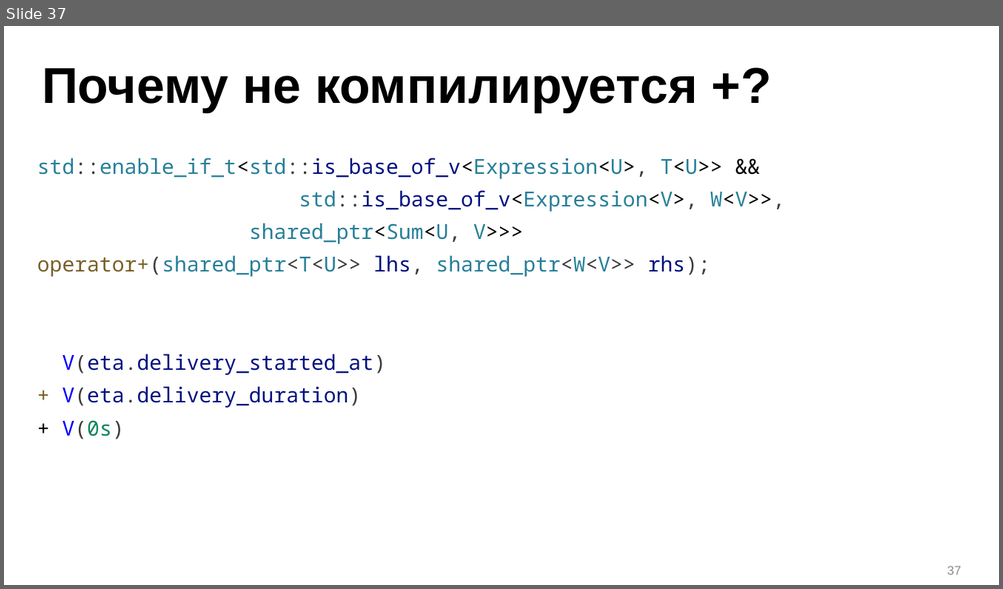
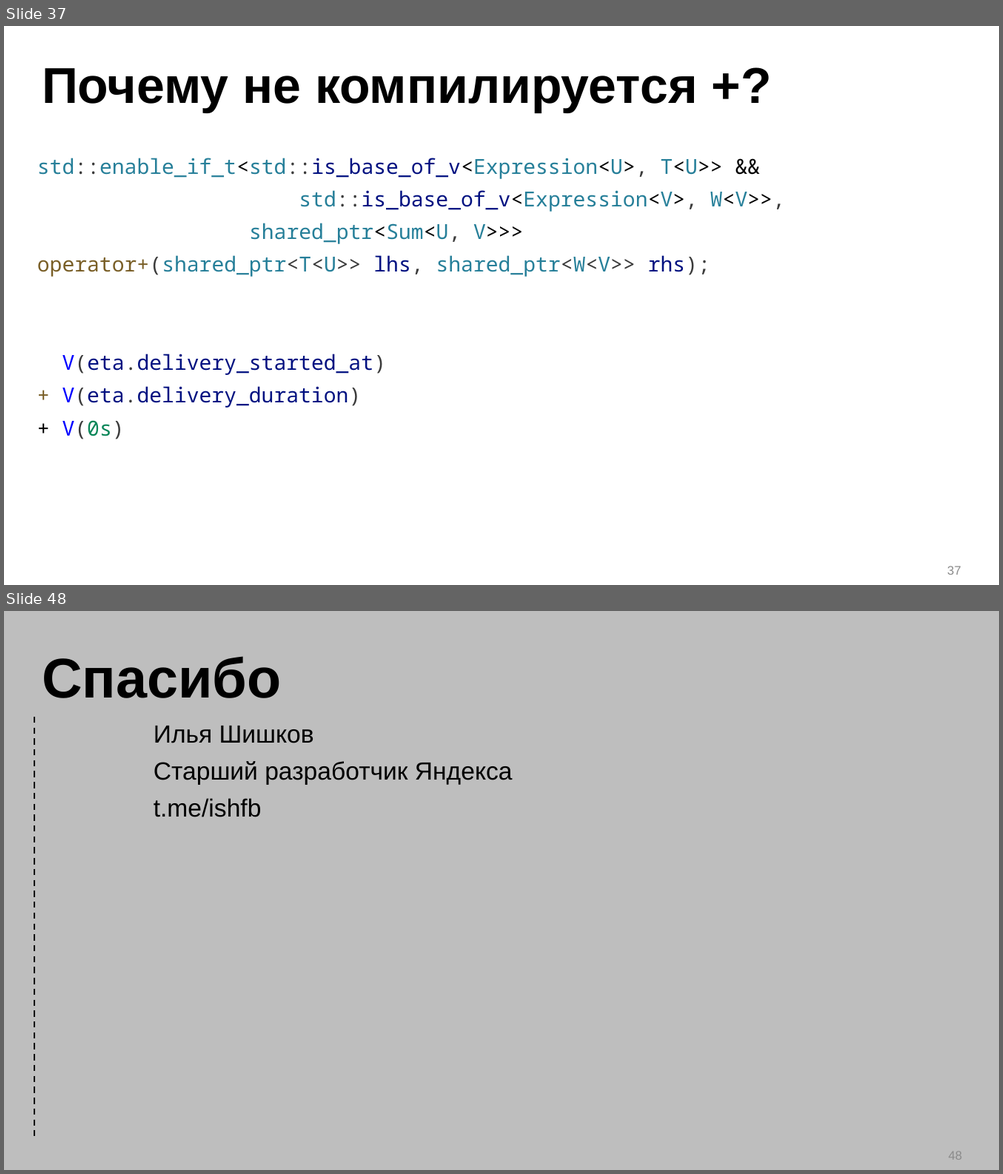
Before and after one commit to ishfb/zcc23, a slide deck: slides_new.pptx. Shown one above the other, each under a label of ours: slide 37 before the commit, slides 37 and 48 after it; the slides between them are not shown. The pictures are 1003x589 and 1003x1174 pixels, drawn with LibreOffice and Linux fonts; fonts in the diff are those of the drawing; background and template pictures are left out. Boxes give left, top, right and bottom in pixels: in the first picture for what was removed or moved away, otherwise in the second. Text is boxed around its words. In the diff, an @@ line names an element or a change of style, - is before the commit and + after.

```diff
--- a/slides_new.pptx
+++ b/slides_new.pptx
@@ slide 48 added at box(4, 611, 999, 1170), background #BEBEBE @@
@@ title added at box(42, 656, 281, 698), 54 pt, text #000000, bold @@
+Спасибо
@@ line added from (34, 717) to (34, 1137), #000000 1.5 pt dashed @@
@@ subtitle added at box(153, 726, 512, 817), 24 pt, text #000000 @@
+Илья Шишков
+Старший разработчик Яндекса
+t.me/ishfb
@@ page number added at box(948, 1152, 962, 1160), 12 pt, text #8C8C8C @@
+48
```
Also in this commit, not shown: 10 other slides added.
